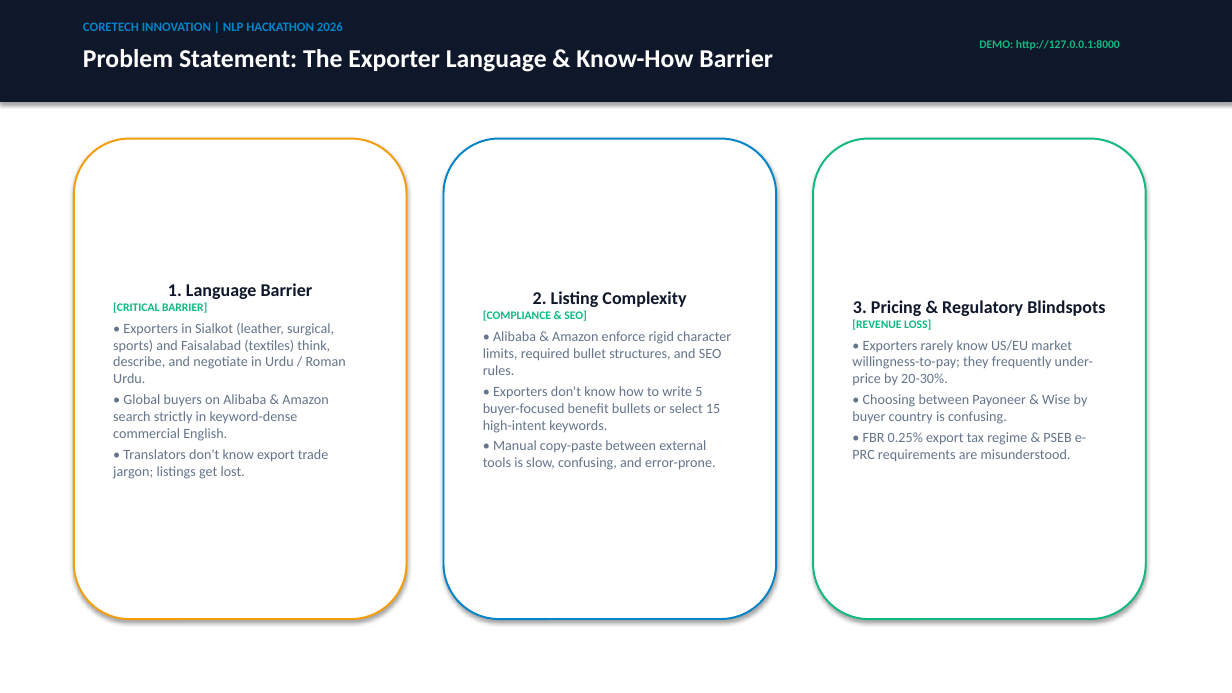
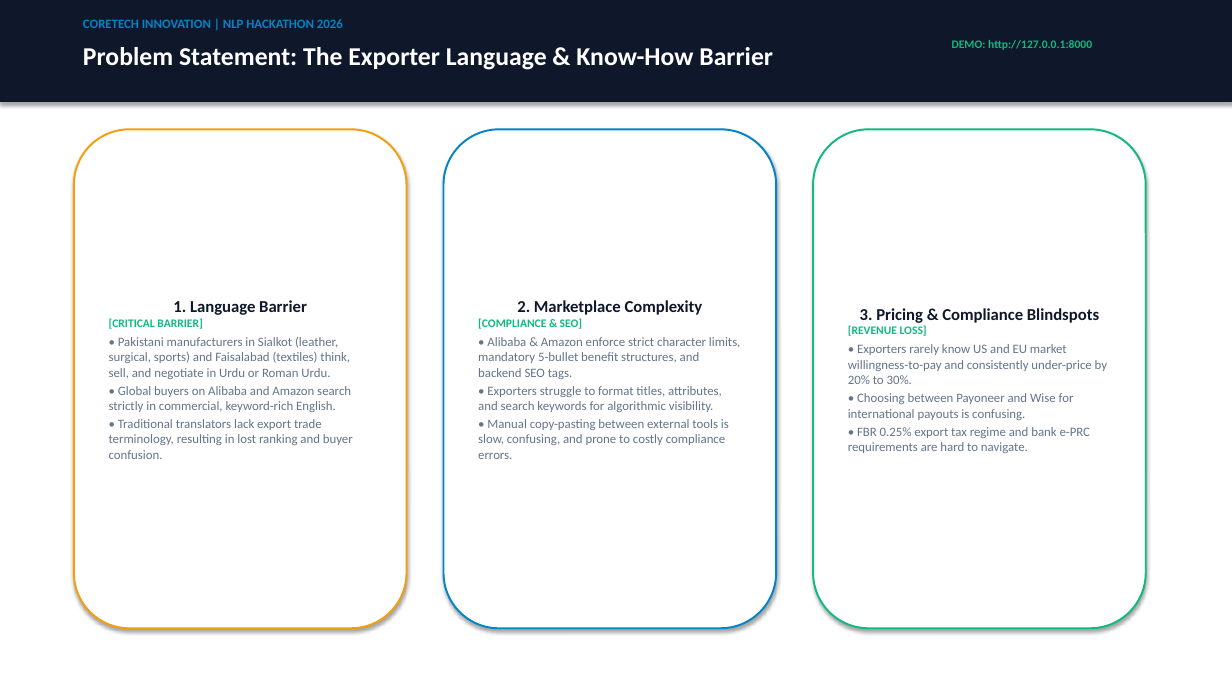
Before and after one commit to shahzaibswe/ai-export-manager, a slide deck: slide 2 of AI_Export_Manager_Hackathon_Presentation.pptx. Drawn at 1232x693 pixels with LibreOffice and Linux fonts; fonts in the diff are those of the drawing. Boxes give left, top, right and bottom in pixels: in the first picture for what was removed or moved away, otherwise in the second. Text is boxed around its words. In the diff, an @@ line names an element or a change of style, - is before the commit and + after.

```diff
--- a/AI_Export_Manager_Hackathon_Presentation.pptx
+++ b/AI_Export_Manager_Hackathon_Presentation.pptx
@@ text "DEMO: http://127.0.0.1:8000": place and size @@
-text "DEMO: http://127.0.0.1:8000" at [979, 40, 1120, 50]
+text "DEMO: http://127.0.0.1:8000" at [952, 40, 1092, 50]
@@ rounded rectangle "1. Language Barrier": place and size @@
-rounded rectangle "1. Language Barrier" at [74, 139, 407, 619]
+rounded rectangle "1. Language Barrier" at [74, 129, 407, 628]
@@ rounded rectangle "2. Marketplace Complexity": place and size @@
-rounded rectangle "2. Marketplace Complexity" at [444, 139, 776, 619]
+rounded rectangle "2. Marketplace Complexity" at [444, 129, 776, 628]
@@ rounded rectangle "3. Pricing & Compliance Blindspots": place and size @@
-rounded rectangle "3. Pricing & Compliance Blindspots" at [813, 139, 1146, 619]
+rounded rectangle "3. Pricing & Compliance Blindspots" at [813, 129, 1146, 628]
@@ text in rounded rectangle at [109, 300, 307, 329]: size 14 to 13 pt in "1. Language Barrier"; less space between paragraphs @@
@@ text in rounded rectangle at [478, 318, 582, 329]: less space between paragraphs @@
@@ text in rounded rectangle at [517, 300, 703, 315]: text changed; size 14 to 13 pt @@
-2. Listing Complexity
+2. Marketplace Complexity
@@ text in rounded rectangle at [848, 325, 927, 336]: less space between paragraphs @@
@@ text in rounded rectangle at [860, 308, 1099, 323]: text changed; size 14 to 13 pt @@
-3. Pricing & Regulatory Blindspots
+3. Pricing & Compliance Blindspots
@@ text in rounded rectangle at [109, 337, 353, 459]: text changed; size 11 to 10 pt @@
-• Exporters in Sialkot (leather, surgical, sports) and Faisalabad (textiles) think, describe, and negotiate in Urdu / Roman Urdu.
-• Global buyers on Alibaba & Amazon search strictly in keyword-dense commercial English.
-• Translators don't know export trade jargon; listings get lost.
+• Pakistani manufacturers in Sialkot (leather, surgical, sports) and Faisalabad (textiles) think, sell, and negotiate in Urdu or Roman Urdu.
+• Global buyers on Alibaba and Amazon search strictly in commercial, keyword-rich English.
+• Traditional translators lack export trade terminology, resulting in lost ranking and buyer confusion.
@@ text in rounded rectangle at [478, 337, 740, 459]: text changed; size 11 to 10 pt @@
-• Alibaba & Amazon enforce rigid character limits, required bullet structures, and SEO rules.
-• Exporters don't know how to write 5 buyer-focused benefit bullets or select 15 high-intent keywords.
-• Manual copy-paste between external tools is slow, confusing, and error-prone.
+• Alibaba & Amazon enforce strict character limits, mandatory 5-bullet benefit structures, and backend SEO tags.
+• Exporters struggle to format titles, attributes, and search keywords for algorithmic visibility.
+• Manual copy-pasting between external tools is slow, confusing, and prone to costly compliance errors.
@@ text in rounded rectangle at [848, 344, 1107, 453]: text changed; size 11 to 10 pt @@
-• Exporters rarely know US/EU market willingness-to-pay; they frequently under-price by 20-30%.
-• Choosing between Payoneer & Wise by buyer country is confusing.
-• FBR 0.25% export tax regime & PSEB e-PRC requirements are misunderstood.
+• Exporters rarely know US and EU market willingness-to-pay and consistently under-price by 20% to 30%.
+• Choosing between Payoneer and Wise for international payouts is confusing.
+• FBR 0.25% export tax regime and bank e-PRC requirements are hard to navigate.
```
Also in this commit, not shown: 9 other slides changed, 5 slides added, 5 slides removed, 10 other files.
